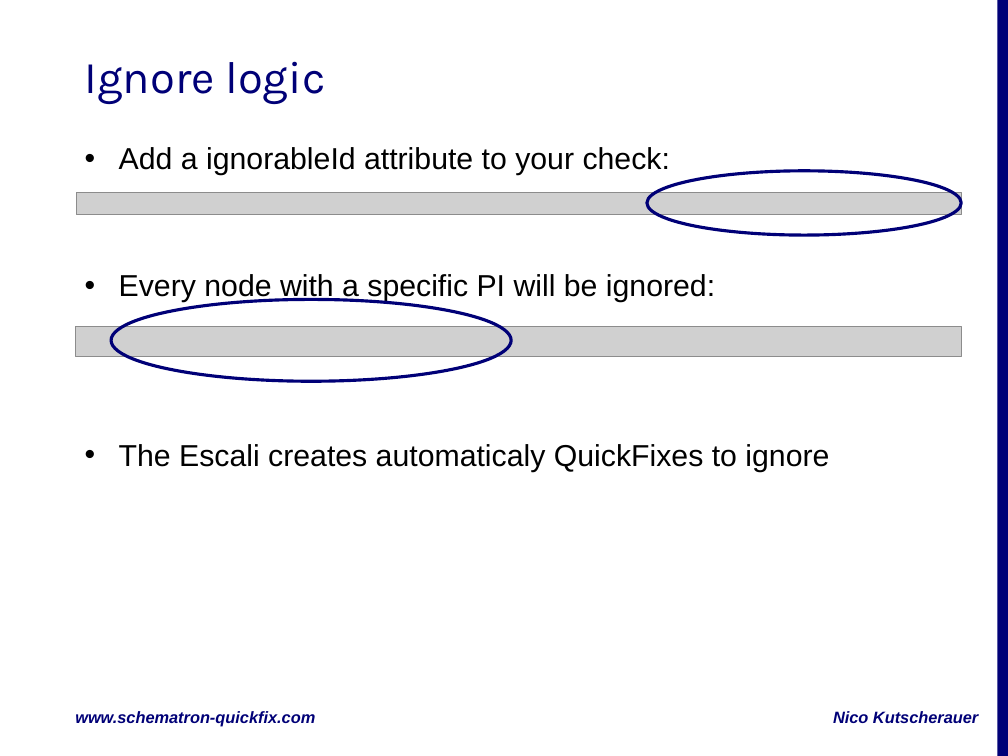
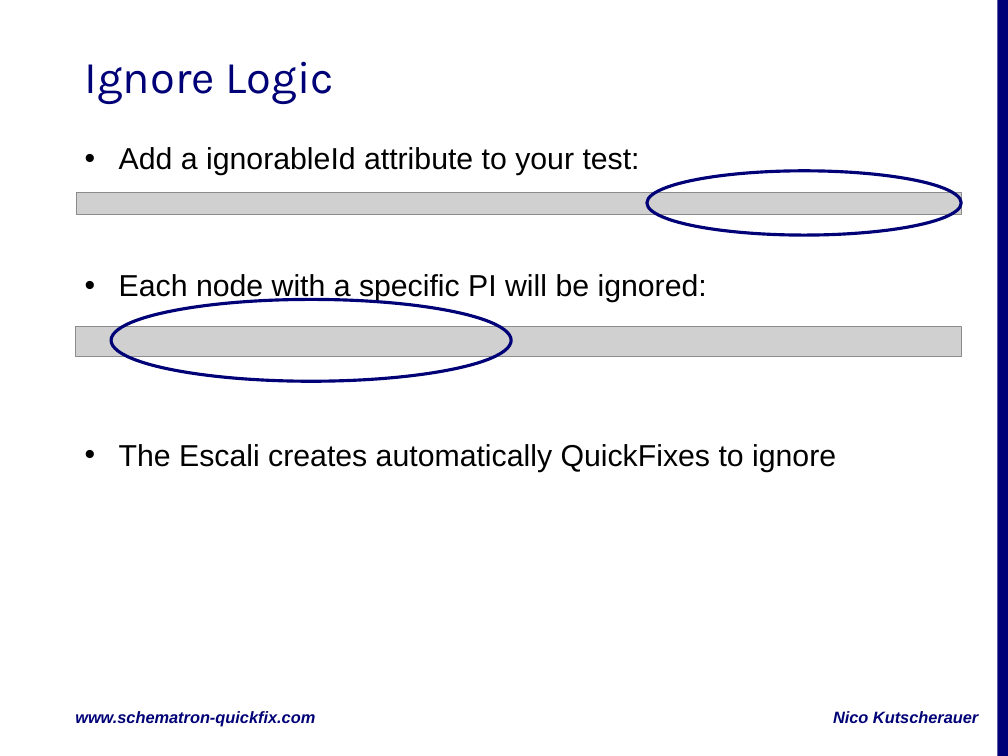
Before and after one commit to nkutsche/SQFPresentation2017, a slide deck: slide 5 of Slides/Escali-Slides.pptx. Drawn at 1008x756 pixels with LibreOffice and Linux fonts; fonts in the diff are those of the drawing; grey boxes stand for pictures; background and template pictures are left out. Boxes give left, top, right and bottom in pixels: in the first picture for what was removed or moved away, otherwise in the second. Text is boxed around its words. In the diff, an @@ line names an element or a change of style, - is before the commit and + after.

Commit message:
Last spell checking changes

```diff
--- a/Slides/Escali-Slides.pptx
+++ b/Slides/Escali-Slides.pptx
@@ title at <box>85,61,333,104</box>: text changed @@
-Ignore logic
+Ignore Logic
@@ text at <box>119,147,836,472</box>: text changed @@
-• Add a ignorableId attribute to your check:
-• Every node with a specific PI will be ignored:
-• The Escali creates automaticaly QuickFixes to ignore
+• Add a ignorableId attribute to your test:
+• Each node with a specific PI will be ignored:
+• The Escali creates automatically QuickFixes to ignore
```
Also in this commit, not shown: 1 other slide changed, 1 other file.
